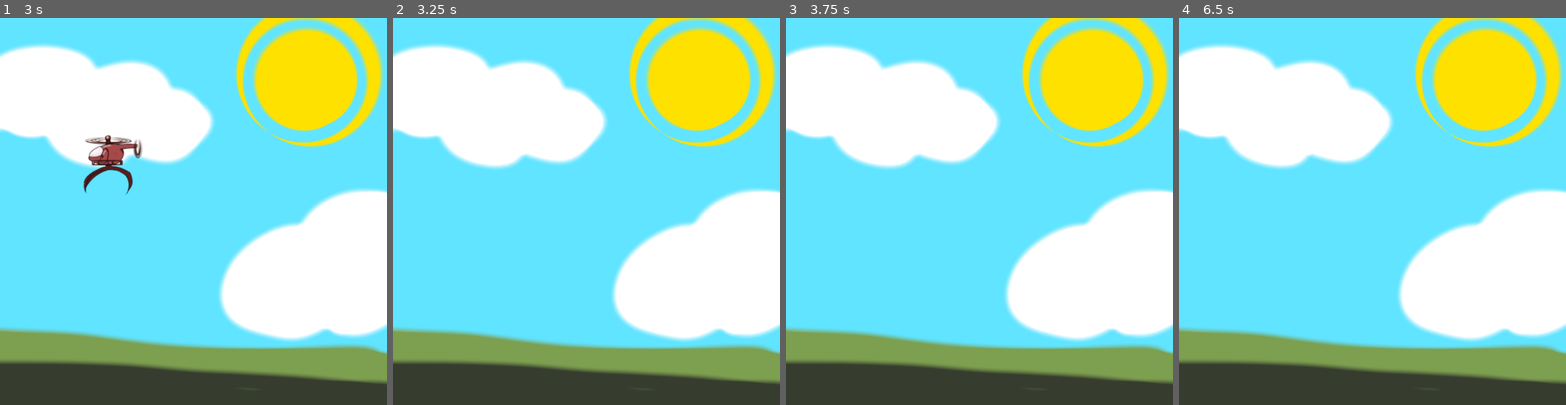
Above: before the commit, frames 1-4 (left to right).
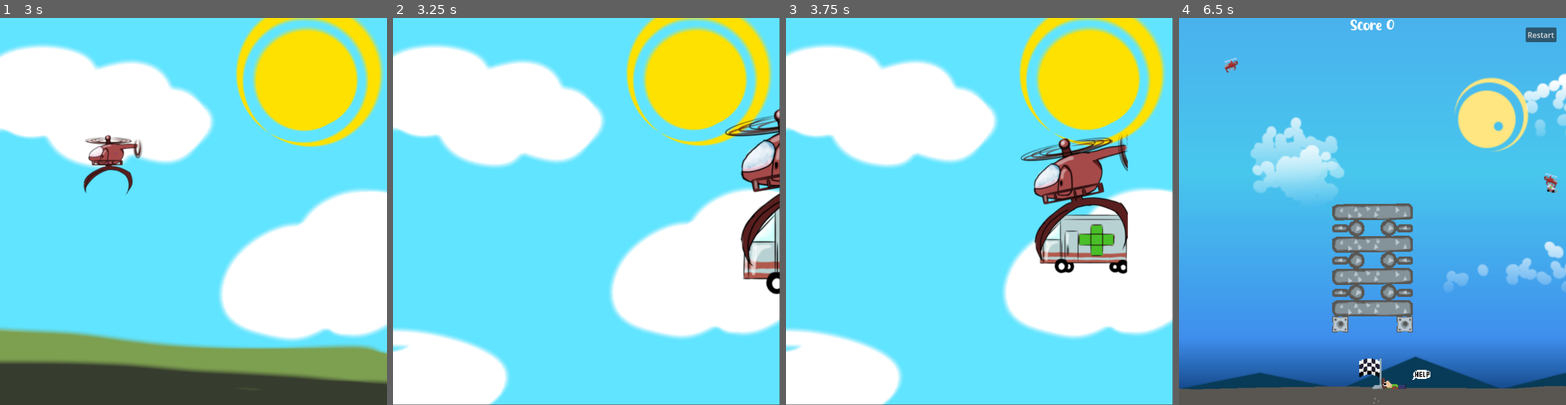
Above: after the commit, the same moments.

Repository: BeanPoleGamesDev/DynamiteParamedics
Game: Godot game, scene res://end_animation.tscn
Same seed, same stepped clock (60 frames per second), same inputs: the game is played once before the commit and once after it. This scene is started directly instead of the project's main scene.
Inputs (mouse positions are in pixels of both pictures, inside the frame that each line leads up to):
- Up to frame 1 (3 s): move the mouse to (278, 192) at 0.52 s; click (278, 192) at 0.6 s; move the mouse to (116, 230) at 1.27 s; click (116, 230) at 1.35 s; move the mouse to (232, 126) at 2.02 s; click (232, 126) at 2.1 s; move the mouse to (174, 288) at 2.77 s; click (174, 288) at 2.85 s
- Up to frame 2 (3.25 s): no input
- Up to frame 3 (3.75 s): move the mouse to (1095, 269) at 3.52 s; click (1095, 269) at 3.6 s
- Up to frame 4 (6.5 s): move the mouse to (1256, 153) at 4.27 s; click (1256, 153) at 4.35 s; move the mouse to (1391, 211) at 5.02 s; click (1391, 211) at 5.1 s; move the mouse to (1314, 114) at 5.77 s; click (1314, 114) at 5.85 s

Frame 1 is identical in both runs. In frame 2, 26% of the frame differs, in the area x 0-100%, y 0-100%; in frame 3, 28%; in frame 4, 100%.

Commit message:
making nav work and level flow work

Diff:
--- a/app/autoloads/Nav.tscn
+++ b/app/autoloads/Nav.tscn
@@ -1,10 +1,14 @@
-[gd_scene load_steps=5 format=3 uid="uid://buefo6lkbo07a"]
+[gd_scene load_steps=7 format=3 uid="uid://buefo6lkbo07a"]
 
 [ext_resource type="Script" path="res://app/autoloads/nav.gd" id="1_i2pr6"]
 [ext_resource type="PackedScene" uid="uid://br6wr6v8oulnp" path="res://app/scenes/LevelOne.tscn" id="2_nmbki"]
 [ext_resource type="PackedScene" uid="uid://cmk5wfhmp75rn" path="res://app/scenes/LevelTwo.tscn" id="3_r0bn5"]
 [ext_resource type="PackedScene" uid="uid://gix7gmvy4x5r" path="res://app/scenes/LevelThree.tscn" id="4_0r23r"]
+[ext_resource type="PackedScene" uid="uid://b1jqk2wumfs5g" path="res://start_animation.tscn" id="5_fkli4"]
+[ext_resource type="PackedScene" uid="uid://dlpbgetutmd6q" path="res://end_animation.tscn" id="6_fpfwt"]
 
 [node name="Nav" type="Node"]
 script = ExtResource("1_i2pr6")
 views = Array[PackedScene]([ExtResource("2_nmbki"), ExtResource("3_r0bn5"), ExtResource("4_0r23r")])
+cut_scene_start = ExtResource("5_fkli4")
+cut_scene_win = ExtResource("6_fpfwt")
--- a/app/autoloads/nav.gd
+++ b/app/autoloads/nav.gd
@@ -1,6 +1,8 @@
 extends Node
 
 @export var views: Array[PackedScene]
+@export var cut_scene_start: PackedScene
+@export var cut_scene_win: PackedScene
 
 var lvl: int = 0
 
@@ -13,9 +15,27 @@
 func end_start_cut_scene()->void:
 	open_lvl(lvl)
 
+func win_level()->void:
+	lvl+=1
+	win_cut_scene()
+
+func fail_level()->void:
+	restart_lvl()
+
+func end_win_cut_scene()->void:
+	start_cut_scene()
+
 func open_lvl(idx: int)->void:
 	lvl = idx
 	if lvl >= views.size():
 		lvl = 0
 	if get_tree().change_scene_to_packed(views[lvl]) != OK:
 		print('failed to load scene: ', lvl)
+
+func win_cut_scene()->void:
+	if get_tree().change_scene_to_packed(cut_scene_win) != OK:
+		print('failed to load win cut scene')
+
+func start_cut_scene()->void:
+	if get_tree().change_scene_to_packed(cut_scene_start) != OK:
+		print('failed to load start cut scene')
--- a/app/objects/flag.gd
+++ b/app/objects/flag.gd
@@ -1,16 +1,16 @@
 extends Node2D
-
-
-# Called when the node enters the scene tree for the first time.
-func _ready():
-	pass # Replace with function body.
-
-
-# Called every frame. 'delta' is the elapsed time since the previous frame.
-func _process(delta):
-	pass
 
 
 func _on_area_2d_body_entered(body):
 	if body.is_in_group("ambulance"):
+		$Timer.start(3)
 		get_tree().call_group("win","level_complete")
+
+
+func _on_timer_timeout() -> void:
+	Nav.win_level()
+
+
+func _on_area_2d_body_exited(body: Node2D) -> void:
+	if body.is_in_group("ambulance"):
+		$Timer.stop()
--- a/app/objects/flag.tscn
+++ b/app/objects/flag.tscn
@@ -30,4 +30,8 @@
 scale = Vector2(2.125, 2.125)
 texture = ExtResource("3_iaivh")
 
+[node name="Timer" type="Timer" parent="."]
+
 [connection signal="body_entered" from="Area2D" to="." method="_on_area_2d_body_entered"]
+[connection signal="body_exited" from="Area2D" to="." method="_on_area_2d_body_exited"]
+[connection signal="timeout" from="Timer" to="." method="_on_timer_timeout"]
--- /dev/null
+++ b/end_animation.gd
@@ -0,0 +1,5 @@
+extends Node2D
+
+
+func _on_animated_sprite_2d_animation_finished() -> void:
+	Nav.end_win_cut_scene()
--- a/end_animation.tscn
+++ b/end_animation.tscn
@@ -1,21 +1,22 @@
-[gd_scene load_steps=18 format=3 uid="uid://dlpbgetutmd6q"]
+[gd_scene load_steps=19 format=3 uid="uid://dlpbgetutmd6q"]
 
-[ext_resource type="Texture2D" uid="uid://ca4w85y3qpyuh" path="res://assets/miriamAnimation2/Untitled18_20240901213918.webp" id="1_48fy4"]
-[ext_resource type="Texture2D" uid="uid://bdgvp1av4nuyj" path="res://assets/miriamAnimation2/Untitled18_20240901214020.webp" id="2_le0wk"]
-[ext_resource type="Texture2D" uid="uid://c0iuvmr8wif3d" path="res://assets/miriamAnimation2/Untitled18_20240901214035.webp" id="3_1peel"]
-[ext_resource type="Texture2D" uid="uid://ew1x07emt0wk" path="res://assets/miriamAnimation2/Untitled18_20240901214050.webp" id="4_rxc7g"]
-[ext_resource type="Texture2D" uid="uid://ciwg1i06rrrs5" path="res://assets/miriamAnimation2/Untitled18_20240901214109.webp" id="5_82xrw"]
-[ext_resource type="Texture2D" uid="uid://c8mxlt7y06nvc" path="res://assets/miriamAnimation2/Untitled18_20240901214137.webp" id="6_hdqkj"]
-[ext_resource type="Texture2D" uid="uid://qe62kp0376q2" path="res://assets/miriamAnimation2/Untitled18_20240901214202.webp" id="7_1e2rm"]
-[ext_resource type="Texture2D" uid="uid://cdr61wf5uuaed" path="res://assets/miriamAnimation2/Untitled18_20240901214213.webp" id="8_7q2wn"]
-[ext_resource type="Texture2D" uid="uid://c5plkbtjcj4jv" path="res://assets/miriamAnimation2/Untitled18_20240901214312.webp" id="9_xqaxx"]
-[ext_resource type="Texture2D" uid="uid://dlqjr7ilojwnj" path="res://assets/miriamAnimation2/Untitled18_20240901214341.webp" id="10_uil31"]
-[ext_resource type="Texture2D" uid="uid://qgplmdvuei3s" path="res://assets/miriamAnimation2/Untitled18_20240901214351.webp" id="11_0yay2"]
-[ext_resource type="Texture2D" uid="uid://dho3yn55lwsuf" path="res://assets/miriamAnimation2/Untitled18_20240901214405 (1).webp" id="12_8iru7"]
-[ext_resource type="Texture2D" uid="uid://dnhtypatpakej" path="res://assets/miriamAnimation2/Untitled18_20240901214405.webp" id="13_ep26t"]
-[ext_resource type="Texture2D" uid="uid://diwj5v0i7qycw" path="res://assets/miriamAnimation2/Untitled18_20240901214458.webp" id="14_jiw6d"]
-[ext_resource type="Texture2D" uid="uid://d2m0ptb36rsj6" path="res://assets/miriamAnimation2/Untitled18_20240901214512.webp" id="15_dupwo"]
-[ext_resource type="Texture2D" uid="uid://cvmdid663rk7t" path="res://assets/miriamAnimation2/Untitled18_20240901214550.webp" id="16_av7ow"]
+[ext_resource type="Texture2D" uid="uid://das1e317glrwh" path="res://assets/miriamAnimation2/Untitled18_20240901213918.webp" id="1_48fy4"]
+[ext_resource type="Script" path="res://end_animation.gd" id="1_hnagy"]
+[ext_resource type="Texture2D" uid="uid://dctkph4adplqv" path="res://assets/miriamAnimation2/Untitled18_20240901214020.webp" id="2_le0wk"]
+[ext_resource type="Texture2D" uid="uid://crsk7srby4ee0" path="res://assets/miriamAnimation2/Untitled18_20240901214035.webp" id="3_1peel"]
+[ext_resource type="Texture2D" uid="uid://cx6eb2es0xonp" path="res://assets/miriamAnimation2/Untitled18_20240901214050.webp" id="4_rxc7g"]
+[ext_resource type="Texture2D" uid="uid://blq1krldels50" path="res://assets/miriamAnimation2/Untitled18_20240901214109.webp" id="5_82xrw"]
+[ext_resource type="Texture2D" uid="uid://cygjjjiylhdms" path="res://assets/miriamAnimation2/Untitled18_20240901214137.webp" id="6_hdqkj"]
+[ext_resource type="Texture2D" uid="uid://dgs8llgyp3bwo" path="res://assets/miriamAnimation2/Untitled18_20240901214202.webp" id="7_1e2rm"]
+[ext_resource type="Texture2D" uid="uid://dno1bvw4tnfl" path="res://assets/miriamAnimation2/Untitled18_20240901214213.webp" id="8_7q2wn"]
+[ext_resource type="Texture2D" uid="uid://dwu57s00vajmp" path="res://assets/miriamAnimation2/Untitled18_20240901214312.webp" id="9_xqaxx"]
+[ext_resource type="Texture2D" uid="uid://cnyoa4xrewltn" path="res://assets/miriamAnimation2/Untitled18_20240901214341.webp" id="10_uil31"]
+[ext_resource type="Texture2D" uid="uid://cslvsedsq2xr4" path="res://assets/miriamAnimation2/Untitled18_20240901214351.webp" id="11_0yay2"]
+[ext_resource type="Texture2D" uid="uid://ck5nxmwxhud4m" path="res://assets/miriamAnimation2/Untitled18_20240901214405 (1).webp" id="12_8iru7"]
+[ext_resource type="Texture2D" uid="uid://bd1yn81xxr7yk" path="res://assets/miriamAnimation2/Untitled18_20240901214405.webp" id="13_ep26t"]
+[ext_resource type="Texture2D" uid="uid://dvi03n31jlq83" path="res://assets/miriamAnimation2/Untitled18_20240901214458.webp" id="14_jiw6d"]
+[ext_resource type="Texture2D" uid="uid://fxgkpvn465b0" path="res://assets/miriamAnimation2/Untitled18_20240901214512.webp" id="15_dupwo"]
+[ext_resource type="Texture2D" uid="uid://d18gdb2khjn32" path="res://assets/miriamAnimation2/Untitled18_20240901214550.webp" id="16_av7ow"]
 
 [sub_resource type="SpriteFrames" id="SpriteFrames_4s06x"]
 animations = [{
@@ -74,9 +75,12 @@
 }]
 
 [node name="end_animation" type="Node2D"]
+script = ExtResource("1_hnagy")
 
 [node name="AnimatedSprite2D" type="AnimatedSprite2D" parent="."]
 scale = Vector2(1.3038, 1.29905)
 sprite_frames = SubResource("SpriteFrames_4s06x")
 autoplay = "default"
 centered = false
+
+[connection signal="animation_finished" from="AnimatedSprite2D" to="." method="_on_animated_sprite_2d_animation_finished"]
Not shown: 1 places in app/objects/flag.tscn that only renumber resources
